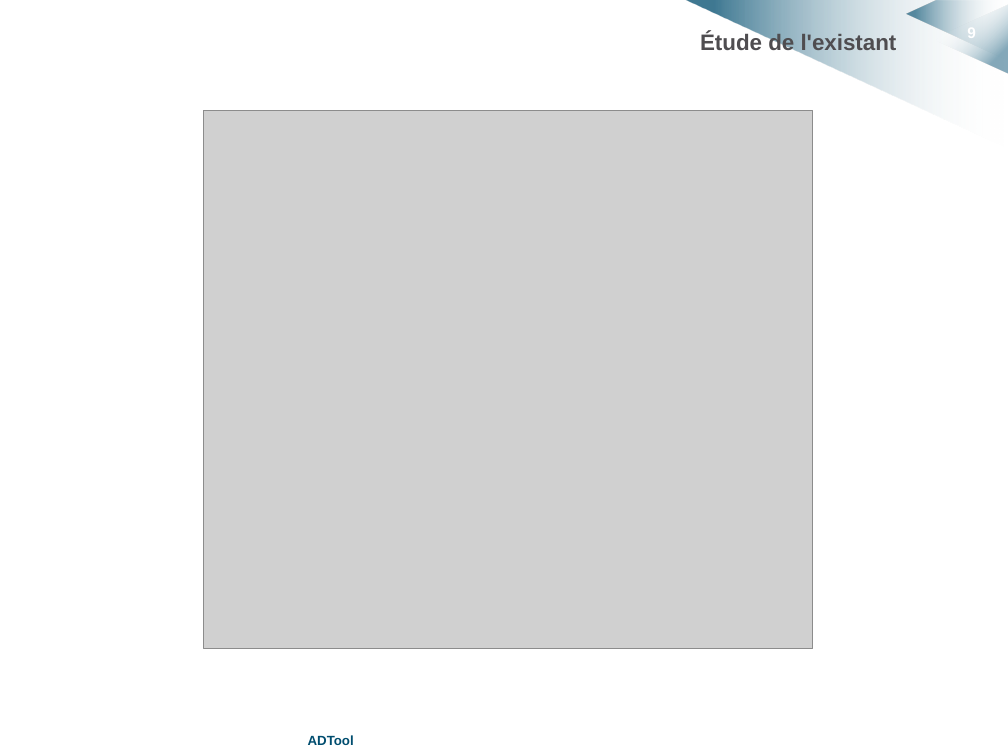
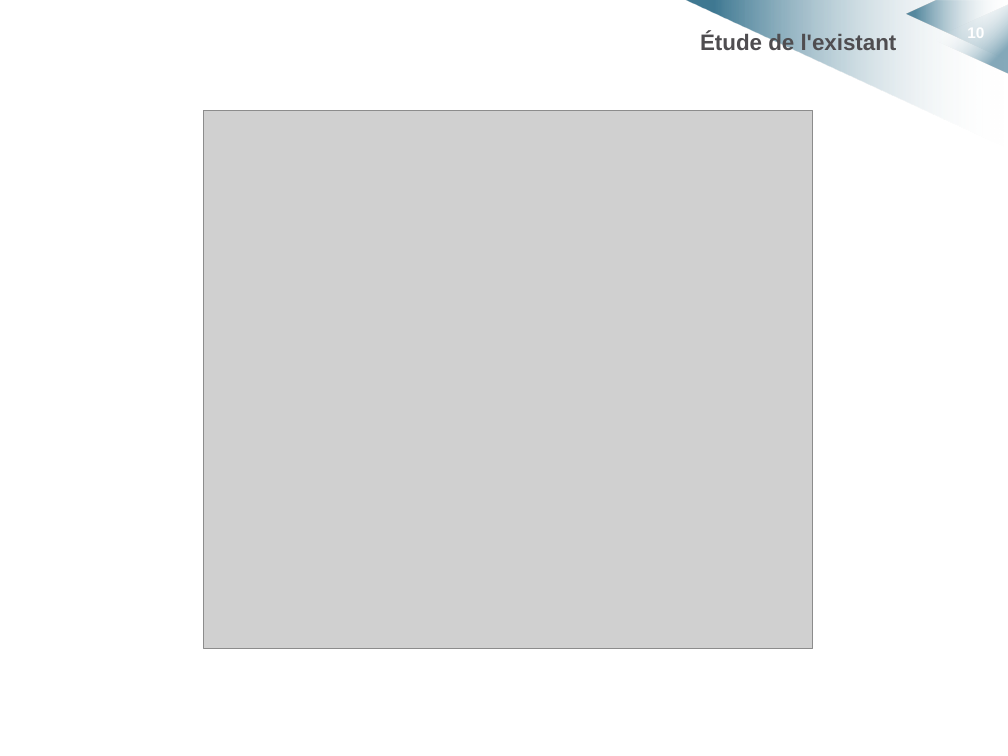
Before and after one commit to HKervadec/korrigolo, a slide deck: slide 10 of soutenances/projet_decembre/soutenance_projet_decembre.pptx (slide 9 before the commit). Drawn at 1008x756 pixels with LibreOffice and Linux fonts; fonts in the diff are those of the drawing; grey boxes stand for pictures; background and template pictures are left out. Boxes give left, top, right and bottom in pixels: in the first picture for what was removed or moved away, otherwise in the second. Text is boxed around its words. In the diff, an @@ line names an element or a change of style, - is before the commit and + after.

```diff
--- a/soutenances/projet_decembre/soutenance_projet_decembre.pptx
+++ b/soutenances/projet_decembre/soutenance_projet_decembre.pptx
@@ page number at (x1=967, y1=24, x2=984, y2=41): text changed @@
-9
+10
@@ text removed at (x1=308, y1=735, x2=354, y2=745) @@
-ADTool
```
Also in this commit, not shown: 15 other slides changed, 6 slides added, 4 slides removed, 3 other files.
